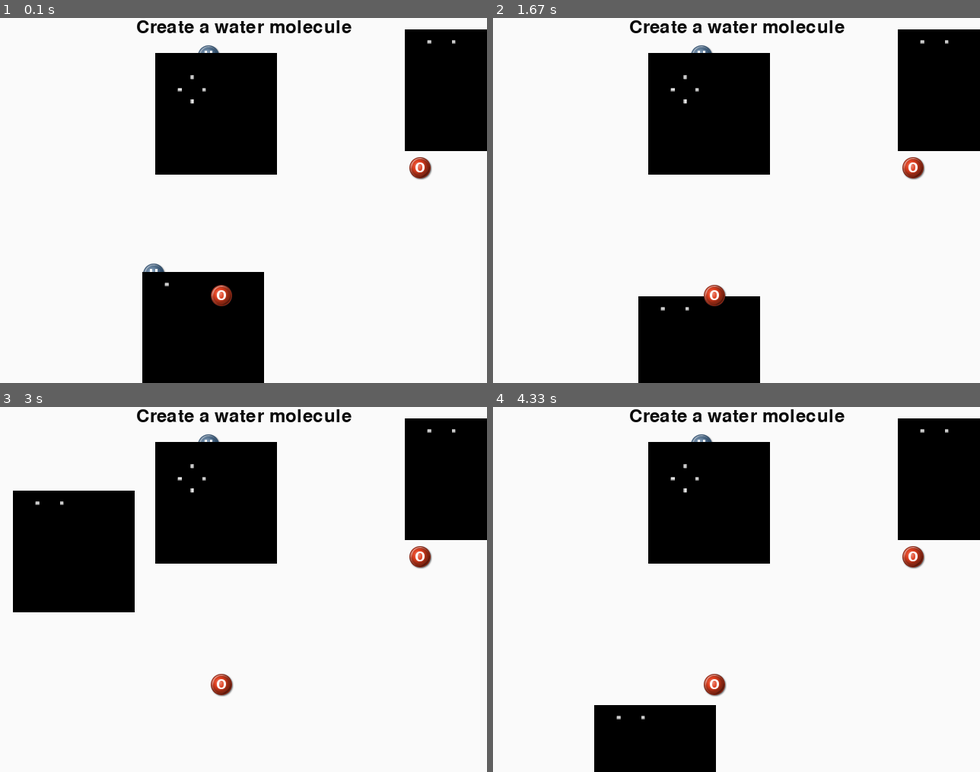
Above: before the commit, frames 1-4 (two rows, left to right).
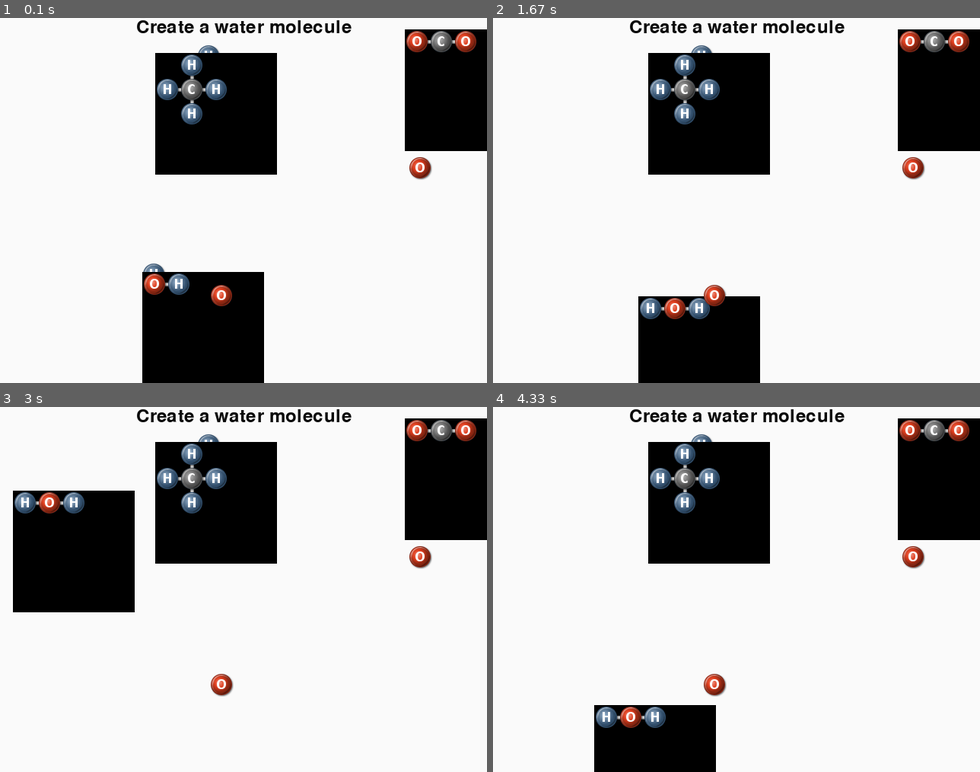
Above: after the commit, the same moments.

Repository: Norberg/molecule
Game: pygame game, started from molecule.py
Two runs of this game, one before a commit and one after it. Both use one fixed random seed, a clock stepped at 60 frames per second and the inputs below. The source is Python 2; it was converted automatically to run under Python 3.
Inputs (mouse positions are in pixels of both pictures, inside the frame that each line leads up to):
- Up to frame 1 (0.1 s): no input
- Up to frame 2 (1.67 s): click (648, 273) at 0.38 s; press the mouse at (522, 83) at 0.7 s; move the mouse to (541, 193) at 0.8 s; release the mouse at (566, 306) at 0.93 s; press the mouse at (522, 83) at 1.03 s; move the mouse to (624, 112) at 1.13 s; release the mouse at (721, 138) at 1.27 s; press the mouse at (522, 83) at 1.37 s; move the mouse to (609, 189) at 1.47 s; release the mouse at (697, 295) at 1.6 s
- Up to frame 3 (3 s): press the mouse at (29, 472) at 1.7 s; move the mouse to (121, 538) at 1.8 s; release the mouse at (214, 607) at 1.93 s; press the mouse at (29, 472) at 2.03 s; move the mouse to (48, 527) at 2.13 s; release the mouse at (63, 578) at 2.27 s; press the mouse at (29, 472) at 2.37 s; move the mouse to (121, 490) at 2.47 s; release the mouse at (214, 509) at 2.6 s; press the mouse at (29, 472) at 2.7 s; move the mouse to (53, 480) at 2.8 s; release the mouse at (73, 490) at 2.93 s
- Up to frame 4 (4.33 s): press the mouse at (522, 472) at 3.03 s; move the mouse to (648, 512) at 3.13 s; release the mouse at (775, 553) at 3.27 s; press the mouse at (522, 472) at 3.37 s; move the mouse to (673, 483) at 3.47 s; release the mouse at (819, 494) at 3.6 s; press the mouse at (522, 472) at 3.7 s; move the mouse to (580, 560) at 3.8 s; release the mouse at (639, 644) at 3.93 s; press the mouse at (522, 472) at 4.03 s; move the mouse to (590, 589) at 4.13 s; release the mouse at (653, 706) at 4.27 s

The runs differ from the first frame. In frame 1, 2.1% of the frame differs, in the area x 29-98%, y 3-76%; in frame 2, 2.3%; in frame 3, 2.3%, in the area x 2-98%, y 3-30%; in frame 4, 2.3%.

Commit message:
draw links first, dont draw 2 links on same spot

Diff:
--- a/molecule.py
+++ b/molecule.py
@@ -69,31 +69,21 @@
 
 	def pos2cord_link(self, pos, direction):
 		x, y = self.pos2cord(pos)
-		if direction == "top":
-			return (x+1, y-3)
-		elif direction == "bottom":
+		if direction == "bottom":
 			return (x+1, y+2)
 		elif direction == "left":
 			return (x-2, y)
-		elif direction == "right":
-			return (x+3, y)
 
 	def create_links(self, layout):
 		links = pygame.Surface((160,160), 0, self.create_atom('O', copy=False))
 		for pos in layout.keys():
 				x,y = pos
-				if layout.has_key((x, y-1)): #Top
-					link_pos = self.pos2cord_link(pos, "top")
-					links.blit(self.link_top, link_pos)
-				elif layout.has_key((x, y+1)): #Bottom
+				if layout.has_key((x, y+1)): #Bottom
 					link_pos = self.pos2cord_link(pos, "bottom")
 					links.blit(self.link_bottom, link_pos)
-				elif layout.has_key((x-1, y)): #Left
+				if layout.has_key((x-1, y)): #Left
 					link_pos = self.pos2cord_link(pos, "left")
 					links.blit(self.link_left, link_pos)
-				elif layout.has_key((x+1, y)): #Right
-					link_pos = self.pos2cord_link(pos, "right")
-					links.blit(self.link_right, link_pos)
 		return links
 
 	def create_molecule(self, symbol):
@@ -102,13 +92,13 @@
 
 		layout = self.molecule_table(symbol)
 		if layout != None:
-			molecule = pygame.Surface((160,160), 0, self.create_atom('O', copy=False))
+			links = self.create_links(layout)
+			molecule = pygame.Surface((160,160), 0, links)
+			molecule.blit(links, (0,0))
 			for pos in layout.keys():
 				symbol = layout[pos]
 				atom = self.create_atom(symbol, copy=False)
 				molecule.blit(atom, self.pos2cord(pos))
-			links = self.create_links(layout)
-			molecule.blit(links, (0,0))
 			return molecule
 
 	def is_atom(self, symbol):
